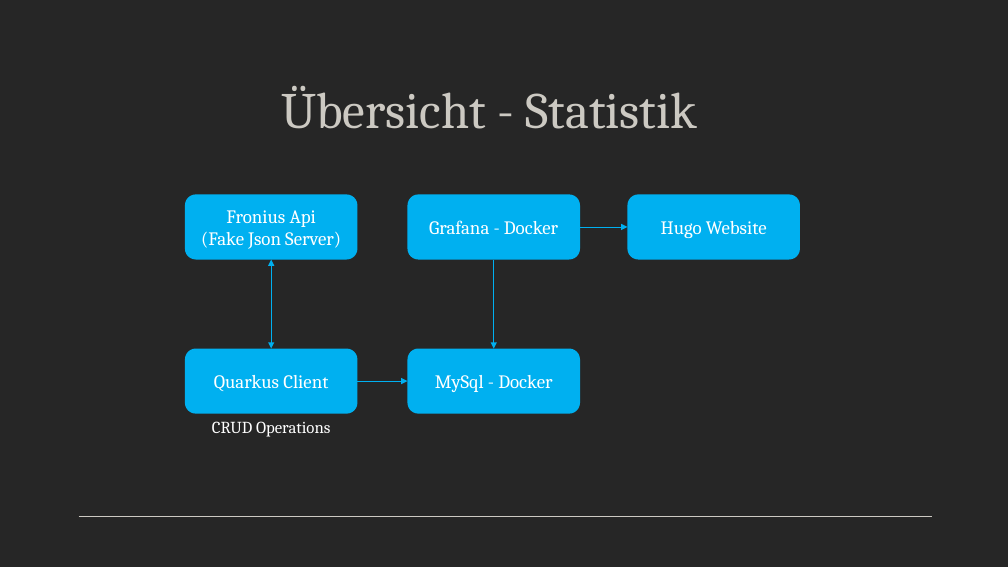
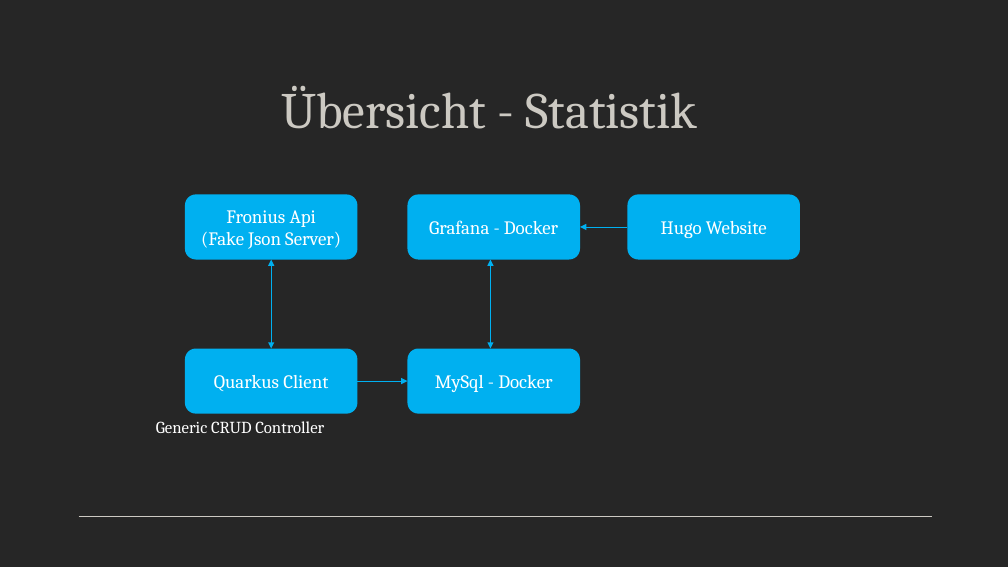
Before and after one commit to Team-Pv-Visualizer/PV-Visualizer, a slide deck: slide 6 of Documents/PVV-Visualizer.pptx (slide 5 before the commit). Drawn at 1008x567 pixels with LibreOffice and Linux fonts; fonts in the diff are those of the drawing. Boxes give left, top, right and bottom in pixels: in the first picture for what was removed or moved away, otherwise in the second. Text is boxed around its words. In the diff, an @@ line names an element or a change of style, - is before the commit and + after.

```diff
--- a/Documents/PVV-Visualizer.pptx
+++ b/Documents/PVV-Visualizer.pptx
@@ arrow moved from (580, 227) - (628, 227) to (628, 227) - (580, 227) @@
@@ arrow moved from (494, 259) - (494, 349) to (491, 349) - (491, 259) @@
@@ arrow (491, 349) - (491, 259): arrow to double arrow @@
@@ text at [156, 421, 324, 433]: text changed @@
-CRUD Operations
+Generic CRUD Controller
```
Also in this commit, not shown: 7 other slides changed, 2 slides added, 21 other files.
